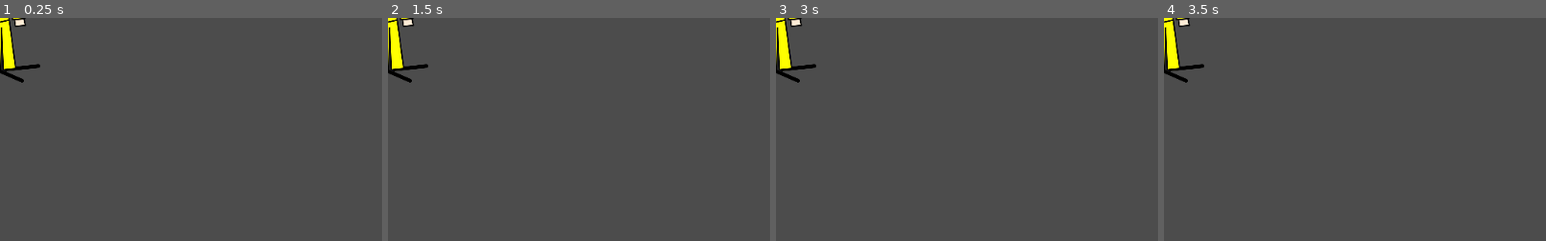
Above: before the commit, frames 1-4 (left to right).
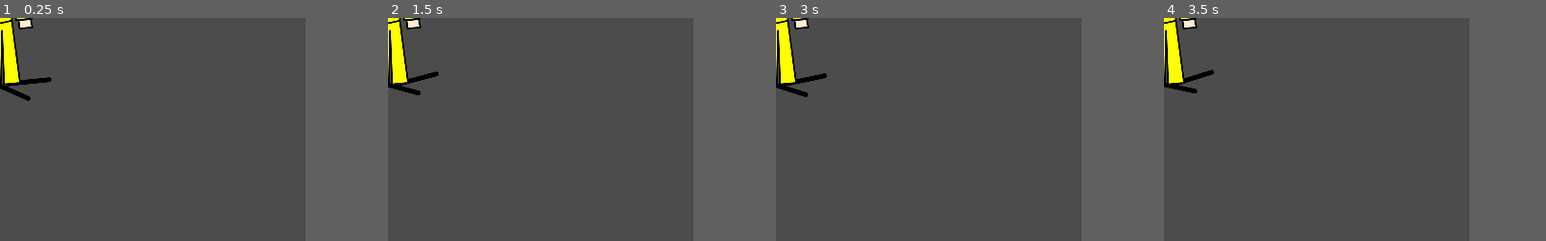
Above: after the commit, the same moments.

Repository: ccmorataya/gd_sample_animations
Game: Godot game, scene res://scenes/ast.tscn
Same seed, same stepped clock (60 frames per second), same inputs: the game is played once before the commit and once after it. After the commit the project has no main scene; this scene is started directly in both runs.
Inputs:
- Up to frame 1 (0.25 s): no input
- Up to frame 2 (1.5 s): tap Enter at 0.5 s; hold Right (ui_right) 0.53-1.28 s; hold Down (ui_down) from 1.28 s (still down)
- Up to frame 3 (3 s): release Down (ui_down) at 2.03 s; hold Right (ui_right) 2.03-2.78 s; hold Up (ui_up) from 2.78 s (still down)
- Up to frame 4 (3.5 s): keep holding Up (ui_up)
The pictures show only the part of the screen within x 0-50%, y 0-50%; the shares and areas given below are measured in that part.
The window is 800x468 before the commit and 320x240 after it. Grey fills any space a smaller window leaves; there, only what the larger window draws over its background counts as a difference.

The runs differ from the first frame. In frame 1, 1.4% of the frame differs, in the area x 0-14%, y 0-38%; in frame 2, 1.4%; in frame 3, 1.4%; in frame 4, 1.4%.

Commit message:
Try to move character

Diff:
--- a/project.godot
+++ b/project.godot
@@ -16,7 +16,6 @@
 [application]
 
 config/name="sample"
-run/main_scene="res://scenes/root.tscn"
 config/icon="res://icon.png"
 
 [rendering]
--- a/scenes/ast.gd
+++ /dev/null
@@ -1,23 +0,0 @@
-extends KinematicBody2D
-
-export (int) var speed = 200
-
-var velocity = Vector2()
-
-func get_input():
-	velocity = Vector2()
-
-	if Input.is_action_pressed('ui_right'):
-		velocity.x += 1
-	if Input.is_action_pressed('ui_left'):
-		velocity.x -= 1
-	if Input.is_action_pressed('ui_down'):
-		velocity.y += 1
-	if Input.is_action_pressed('ui_up'):
-		velocity.y -= 1
-	velocity = velocity.normalized() * speed
-
-func _physics_process(delta):
-	get_input()
-	velocity = move_and_slide(velocity)
-	print(velocity)
--- a/scenes/ast.tscn
+++ b/scenes/ast.tscn
@@ -1,11 +1,12 @@
-[gd_scene load_steps=7 format=2]
+[gd_scene load_steps=9 format=2]
 
-[ext_resource path="res://sprites/ast.svg" type="Texture" id=1]
+[ext_resource path="res://scripts/ast.gd" type="Script" id=1]
+[ext_resource path="res://sprites/ast.svg" type="Texture" id=2]
 
 [sub_resource type="Animation" id=1]
 resource_name = "run"
 tracks/0/type = "value"
-tracks/0/path = NodePath("KinematicBody2D/AnimationPlayer/torso/left_foot:position")
+tracks/0/path = NodePath("./AnimationPlayer/torso/left_foot:position")
 tracks/0/interp = 1
 tracks/0/loop_wrap = false
 tracks/0/imported = false
@@ -17,7 +18,7 @@
 "values": [ Vector2( -25, 272 ), Vector2( -25, 272 ), Vector2( -25, 272 ) ]
 }
 tracks/1/type = "value"
-tracks/1/path = NodePath("KinematicBody2D/AnimationPlayer/torso/left_foot:rotation_degrees")
+tracks/1/path = NodePath("./AnimationPlayer/torso/left_foot:rotation_degrees")
 tracks/1/interp = 1
 tracks/1/loop_wrap = false
 tracks/1/imported = false
@@ -29,7 +30,7 @@
 "values": [ 0.0, -16.9594, 0.0 ]
 }
 tracks/2/type = "value"
-tracks/2/path = NodePath("KinematicBody2D/AnimationPlayer/torso/right_foot:position")
+tracks/2/path = NodePath("./AnimationPlayer/torso/right_foot:position")
 tracks/2/interp = 1
 tracks/2/loop_wrap = false
 tracks/2/imported = false
@@ -41,7 +42,7 @@
 "values": [ Vector2( 49.428, 274.305 ), Vector2( 49.428, 274.305 ), Vector2( 49.428, 274.305 ) ]
 }
 tracks/3/type = "value"
-tracks/3/path = NodePath("KinematicBody2D/AnimationPlayer/torso/right_foot:rotation_degrees")
+tracks/3/path = NodePath("./AnimationPlayer/torso/right_foot:rotation_degrees")
 tracks/3/interp = 1
 tracks/3/loop_wrap = false
 tracks/3/imported = false
@@ -53,7 +54,7 @@
 "values": [ 0.0, -16.9594, 0.0 ]
 }
 tracks/4/type = "value"
-tracks/4/path = NodePath("KinematicBody2D/AnimationPlayer/torso/head:position")
+tracks/4/path = NodePath("./AnimationPlayer/torso/head:position")
 tracks/4/interp = 1
 tracks/4/loop_wrap = false
 tracks/4/imported = false
@@ -65,7 +66,7 @@
 "values": [ Vector2( 0.380127, -268.95 ), Vector2( 0.380127, -268.95 ), Vector2( 0.380127, -268.95 ) ]
 }
 tracks/5/type = "value"
-tracks/5/path = NodePath("KinematicBody2D/AnimationPlayer/torso/head:rotation_degrees")
+tracks/5/path = NodePath("./AnimationPlayer/torso/head:rotation_degrees")
 tracks/5/interp = 1
 tracks/5/loop_wrap = false
 tracks/5/imported = false
@@ -79,27 +80,31 @@
 
 [sub_resource type="AtlasTexture" id=2]
 flags = 4
-atlas = ExtResource( 1 )
+atlas = ExtResource( 2 )
 region = Rect2( 396, -2.444, 278, 583.026 )
 
 [sub_resource type="AtlasTexture" id=3]
 flags = 4
-atlas = ExtResource( 1 )
+atlas = ExtResource( 2 )
 region = Rect2( -4, -5, 372.312, 492.044 )
 
 [sub_resource type="AtlasTexture" id=4]
 flags = 4
-atlas = ExtResource( 1 )
+atlas = ExtResource( 2 )
 region = Rect2( 684.785, 78.506, 171, 100 )
 
 [sub_resource type="AtlasTexture" id=5]
 flags = 4
-atlas = ExtResource( 1 )
+atlas = ExtResource( 2 )
 region = Rect2( 683.785, -0.872002, 200, 35 )
 
-[node name="kb2d_ast" type="KinematicBody2D"]
+[sub_resource type="CapsuleShape2D" id=6]
+
+[node name="a2d_ast" type="Area2D"]
+script = ExtResource( 1 )
 
 [node name="AnimationPlayer" type="AnimationPlayer" parent="."]
+editor/display_folded = true
 playback_speed = 5.0
 anims/run = SubResource( 1 )
 
@@ -136,3 +141,6 @@
 __meta__ = {
 "_edit_bone_": true
 }
+
+[node name="CollisionShape2D" type="CollisionShape2D" parent="."]
+shape = SubResource( 6 )
--- a/scenes/root.tscn
+++ /dev/null
@@ -1,9 +0,0 @@
-[gd_scene load_steps=3 format=2]
-
-[ext_resource path="res://scenes/ast.tscn" type="PackedScene" id=1]
-[ext_resource path="res://scenes/ast.gd" type="Script" id=2]
-
-[node name="root" type="Node2D"]
-
-[node name="kb2d_ast" parent="." instance=ExtResource( 1 )]
-script = ExtResource( 2 )
--- /dev/null
+++ b/scripts/ast.gd
@@ -0,0 +1,29 @@
+extends Area2D
+
+export (int) var speed = 400
+const radian = 10
+
+func _ready():
+	OS.set_window_size(Vector2(320, 240))
+	print(OS.window_size)
+
+func _process(delta):
+	var velocity = Vector2()
+	if Input.is_action_pressed("ui_right"):
+		velocity.x += 1
+		rotate(radian)
+	if Input.is_action_pressed("ui_left"):
+		velocity.x -= 1
+		rotate(-radian)
+	if Input.is_action_pressed("ui_down"):
+		velocity.y += 1
+	if Input.is_action_pressed("ui_up"):
+		velocity.y -= 1
+	if velocity.length() > 0:
+		velocity = velocity.normalized() * speed
+		# CM:: play the animation
+		$AnimationPlayer.play("run")
+	else:
+		$AnimationPlayer.stop()
+	position += velocity * delta
+	print(get_position())
